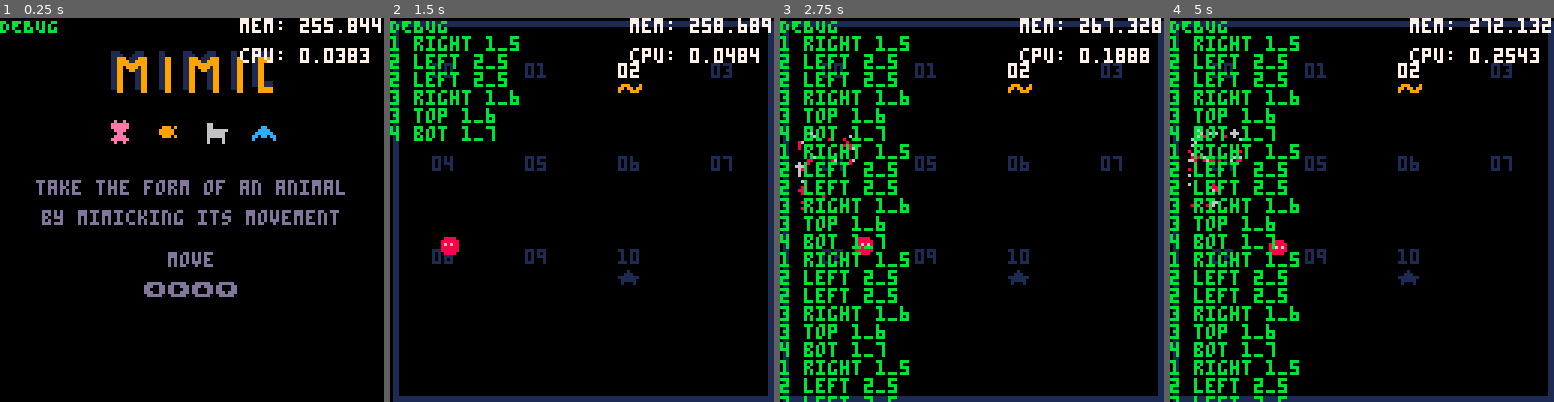
Above: before the commit, frames 1-4 (left to right).
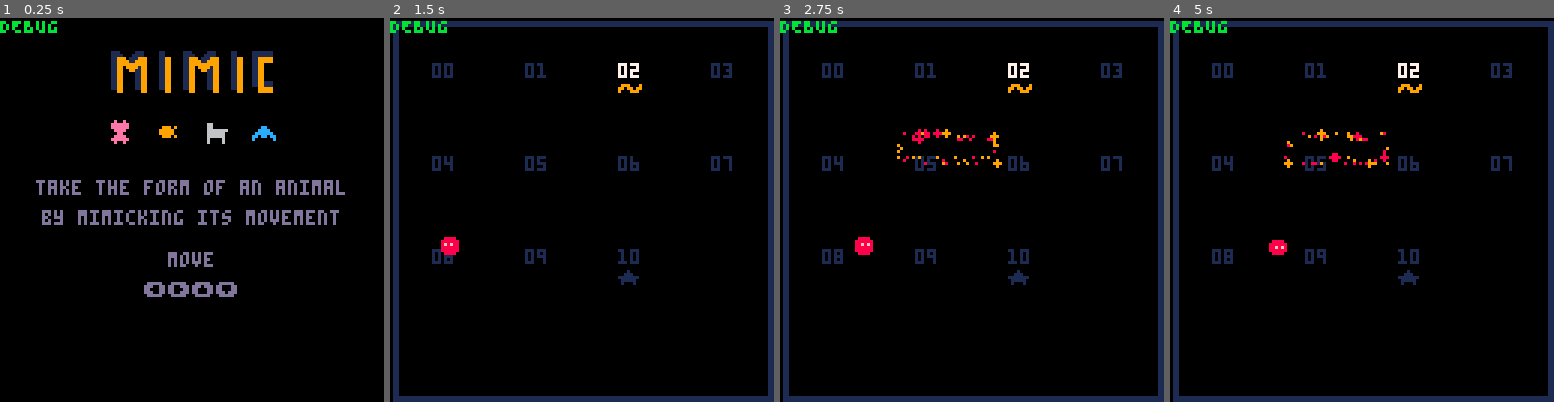
Above: after the commit, the same moments.

Repository: sourencho/mimic
Game: PICO-8 cartridge mimic.p8
Same seed, same stepped clock (60 frames per second), same inputs: the game is played once before the commit and once after it.
Inputs:
- Up to frame 1 (0.25 s): no input
- Up to frame 2 (1.5 s): tap X (X key) at 0.33, 1.07 s; tap O (Z key) at 0.7 s
- Up to frame 3 (2.75 s): hold Right 1.6-2.1 s; tap O (Z key) at 1.7, 2.1, 2.5 s; tap X (X key) at 1.85 s; hold Up 2.15-2.42 s; hold Right from 2.47 s (still down)
- Up to frame 4 (5 s): tap O (Z key) every 0.4 s from 2.9 to 4.9 s; tap X (X key) at 2.97, 4.08 s; release Right at 3.03 s; hold Left 3.08-3.58 s; hold Down 3.63-3.97 s; hold Right 4.02-4.68 s; hold Up from 4.73 s (still down)

The runs differ from the first frame. In frame 1, 1.1% of the frame differs, in the area x 62-100%, y 0-12%; in frame 2, 3.6%; in frame 3, 10%, in the area x 0-100%, y 0-100%; in frame 4, 10%.

Commit message:
Complete transform vfx

Diff:
--- a/mimic.p8
+++ b/mimic.p8
@@ -24,6 +24,7 @@
 level_count = 11
 
 debug_mode = true
+SHOW_STATS = false
 debug = "DEBUG\n"
 
 -- spr numbers
@@ -264,6 +265,11 @@
     }
 end
 
+function are_tiles_adj(t1, t2)
+    if (abs(t1[1] - t2[1]) + abs(t1[2] - t2[2]) == 1) return true
+    return false
+end
+
 function sort(a,cmp)
     for i=1,#a do
         local j = i
@@ -272,12 +278,6 @@
                 j = j - 1
         end
     end
-end
-
--- sorts tiles in increasing x and y coord
-function sort_tiles(ts)
-    sort(ts, function(a, b) return a[1] > b[1] end)
-    sort(ts, function(a, b) return a[2] > b[2] end)
 end
 
 -- given two adj tiles, return directions from first to second and vice-versa
@@ -673,13 +673,7 @@
     if (btnp(2)) pl.dy = -1
     if (btnp(3)) pl.dy = 1
     if (btnp(4) and debug_mode) then
-        transform_vfx(actors[2])
-        -- fuzzy_str_line_vfx(16, 16, 40, 16, 8, 6)
-        -- fuzzy_str_line_vfx(40, 16, 40, 32, 8, 6)
-        -- fuzzy_str_line_vfx(40, 32, 32, 32, 8, 6)
-        -- fuzzy_str_line_vfx(32, 32, 32, 24, 8, 6)
-        -- fuzzy_str_line_vfx(32, 24, 16, 24, 8, 6)
-        -- fuzzy_str_line_vfx(16, 24, 16, 16, 8, 6)
+        transform_vfx(actors[1])
     end
     if (btnp(5)) then
         if game.state == "splash" then
@@ -1102,9 +1096,6 @@
 
     -- get tiles
     local tiles = get_pattern_tile_coords(a)
-    -- TODO: Sort doesnt actually give you the animals move dir
-    -- goat pattern not working
-    sort_tiles(tiles)
 
     -- gen lines
     tile_lines = {}
@@ -1114,19 +1105,21 @@
 
     -- remove adj lines
     for i=1,#tiles-1 do
-        local j = i + 1
-        -- border lines to remove
-        local dirs = tile_pair_dirs(tiles[i], tiles[j])
-        tile_lines[i][dirs[2]] = nil
-        tile_lines[j][dirs[1]] = nil
-        debug_log(i.." "..dirs[2].." "..pair_str(tiles[i]))
-        debug_log(j.." "..dirs[1].." "..pair_str(tiles[j]))
+        for j=i+1,#tiles do
+            local t1, t2 = tiles[i], tiles[j]
+            if are_tiles_adj(t1, t2) then
+                -- border lines to remove
+                local dirs = tile_pair_dirs(tiles[i], tiles[j])
+                tile_lines[i][dirs[2]] = nil
+                tile_lines[j][dirs[1]] = nil
+            end
+        end
     end
 
     -- draw lines
     for i=1,#tiles do
         for k, l in pairs(tile_lines[i]) do
-            fuzzy_str_line_vfx(l[1][1], l[1][2], l[2][1], l[2][2], 8, 6)
+            fuzzy_str_line_vfx(l[1][1], l[1][2], l[2][1], l[2][2], 8, get_spr_col(a.spr))
         end
     end
 
@@ -1355,8 +1348,10 @@
 
 function draw_debug()
     print(debug, 0, 0, 11)
-    print("mem: "..stat(0),80,0,7)
-    print("cpu: "..stat(1),80,10,7)
+    if SHOW_STATS then
+        print("mem: "..stat(0),80,0,7)
+        print("cpu: "..stat(1),80,10,7)
+    end
 end
 
 function debug_log(s)
